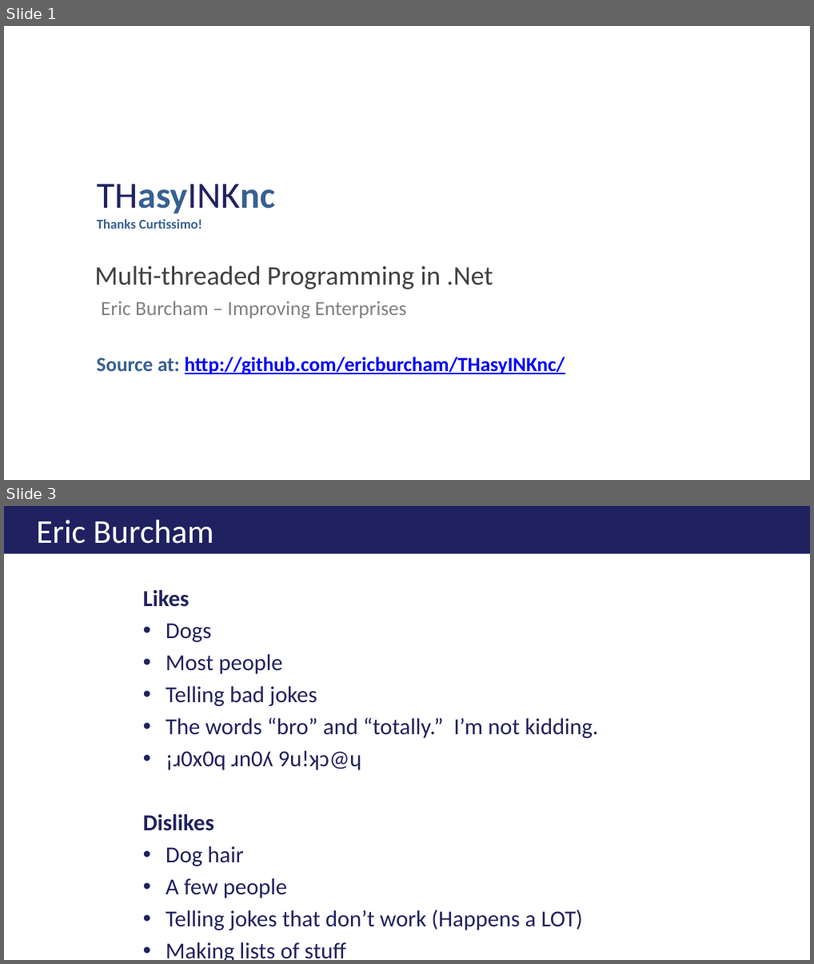
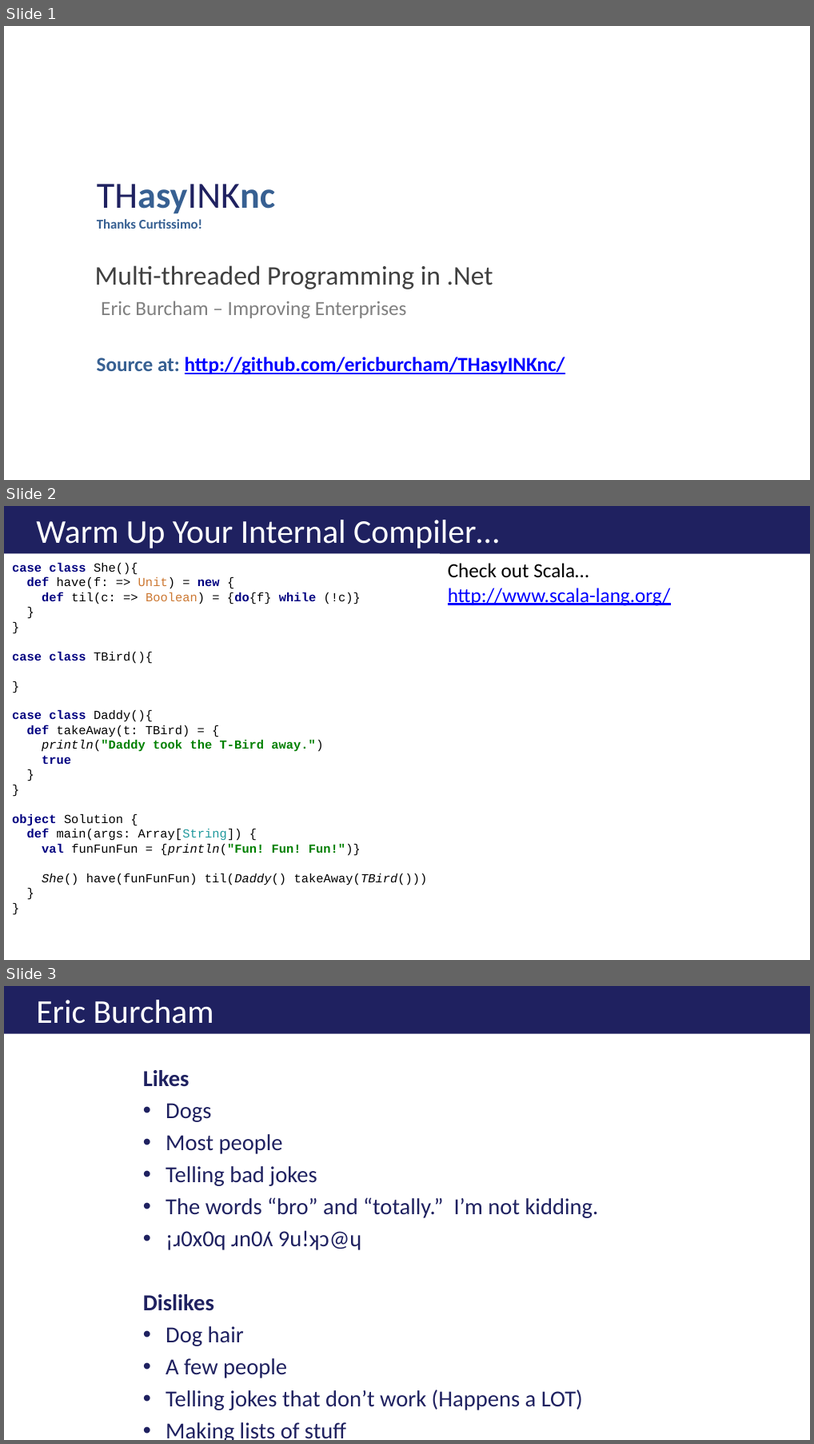
Before and after one commit to ericburcham/THasyINKnc, a slide deck: Presentation/THasINKync.pptx. Shown one above the other, each under a label of ours: slides 1 and 3 before the commit, slides 1, 2 and 3 after it; the slides between them are not shown. The pictures are 814x964 and 814x1444 pixels, drawn with LibreOffice and Linux fonts; fonts in the diff are those of the drawing; background and template pictures are left out. Boxes give left, top, right and bottom in pixels: in the first picture for what was removed or moved away, otherwise in the second. Text is boxed around its words. In the diff, an @@ line names an element or a change of style, - is before the commit and + after.

Commit message:
Added TBird example to warm-up slide...

```diff
--- a/Presentation/THasINKync.pptx
+++ b/Presentation/THasINKync.pptx
@@ slide 2 added at (4,506,810,960), background #FFFFFF @@
@@ title added at (4,506,810,553), fill #1F2160, 29.7 pt, text #FFFFFF @@
+Warm Up Your Internal Compiler…
@@ rectangle added at (4,553,440,920), fill #FFFFFF, 11 pt, text #000000 @@
+case class She(){
+def have(f: => Unit) = new {
+def til(c: => Boolean) = {do{f} while (!c)}
+}
+}
+case class TBird(){
+}
+case class Daddy(){
+def takeAway(t: TBird) = {
+println("Daddy took the T-Bird away.")
+true
+}
+}
+object Solution {
+def main(args: Array[String]) {
+val funFunFun = {println("Fun! Fun! Fun!")}
+She() have(funFunFun) til(Daddy() takeAway(TBird()))
+}
+}
@@ text added at (448,563,671,606), 18 pt, text #0000FF, underline @@
+Check out Scala…
+http://www.scala-lang.org/
@@ rectangle added at (4,703,20,754), fill #FFFFFF @@
```
Also in this commit, not shown: 1 slide removed.
